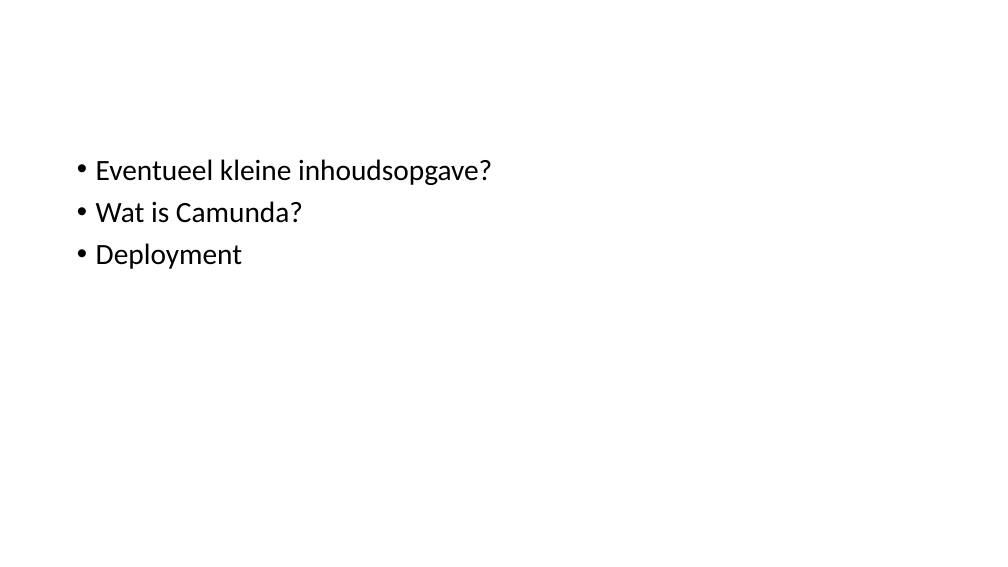
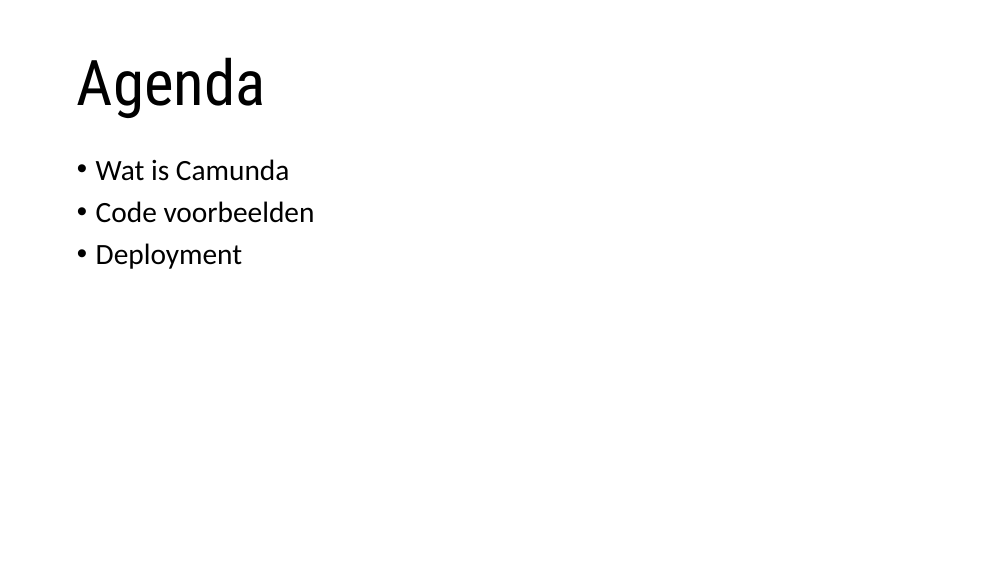
Before and after one commit to DennisVlaanderen/camunda-hands-on-workshop, a slide deck: slide 3 of Presentatie/Camunda_Brooks_JDI.pptx. Drawn at 1008x567 pixels with LibreOffice and Linux fonts; fonts in the diff are those of the drawing. Boxes give left, top, right and bottom in pixels: in the first picture for what was removed or moved away, otherwise in the second. Text is boxed around its words. In the diff, an @@ line names an element or a change of style, - is before the commit and + after.

```diff
--- a/Presentatie/Camunda_Brooks_JDI.pptx
+++ b/Presentatie/Camunda_Brooks_JDI.pptx
@@ title added at [77,57,266,118], 60 pt, text #000000 @@
+Agenda
@@ text at [96,159,315,223]: text changed @@
-• Eventueel kleine inhoudsopgave?
-• Wat is Camunda?
+• Wat is Camunda
+• Code voorbeelden
```
Also in this commit, not shown: 3 other slides changed, 6 slides added, 2 slides removed.
